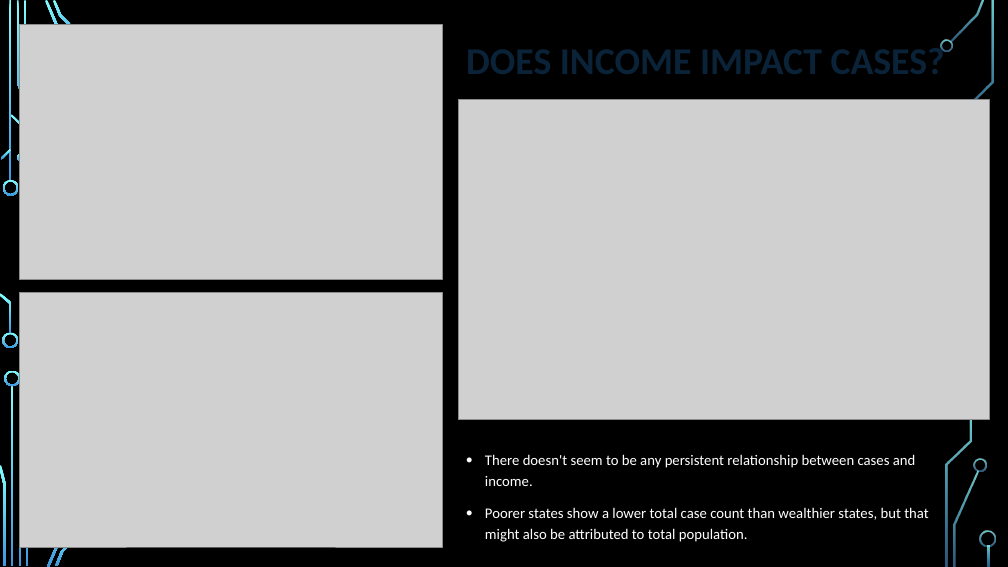
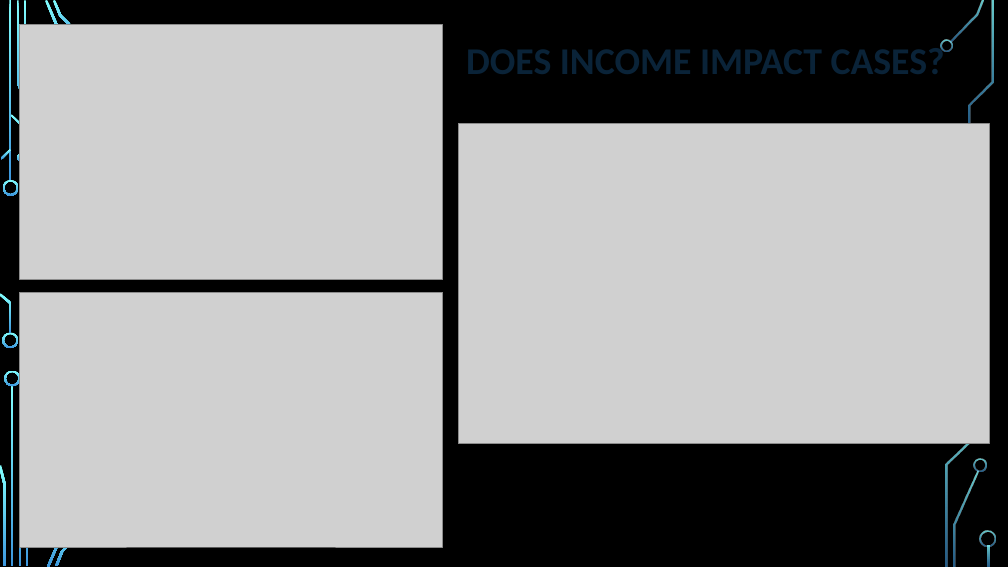
Before and after one commit to phantomsoul1/python-covid-challenge, a slide deck: slide 3 of PowerPoint/COVID_19 API Interactions.pptx. Drawn at 1008x567 pixels with LibreOffice and Linux fonts; fonts in the diff are those of the drawing; grey boxes stand for pictures; background and template pictures are left out. Boxes give left, top, right and bottom in pixels: in the first picture for what was removed or moved away, otherwise in the second. Text is boxed around its words. In the diff, an @@ line names an element or a change of style, - is before the commit and + after.

```diff
--- a/PowerPoint/COVID_19 API Interactions.pptx
+++ b/PowerPoint/COVID_19 API Interactions.pptx
@@ picture: place and size @@
-picture at [459, 99, 990, 420]
+picture at [459, 123, 990, 444]
@@ text removed at [485, 454, 928, 542] @@
-• There doesn't seem to be any persistent relationship between cases and income.
-• Poorer states show a lower total case count than wealthier states, but that might also be attributed to total population.
```
Also in this commit, not shown: 1 other slide changed, 21 other files.
